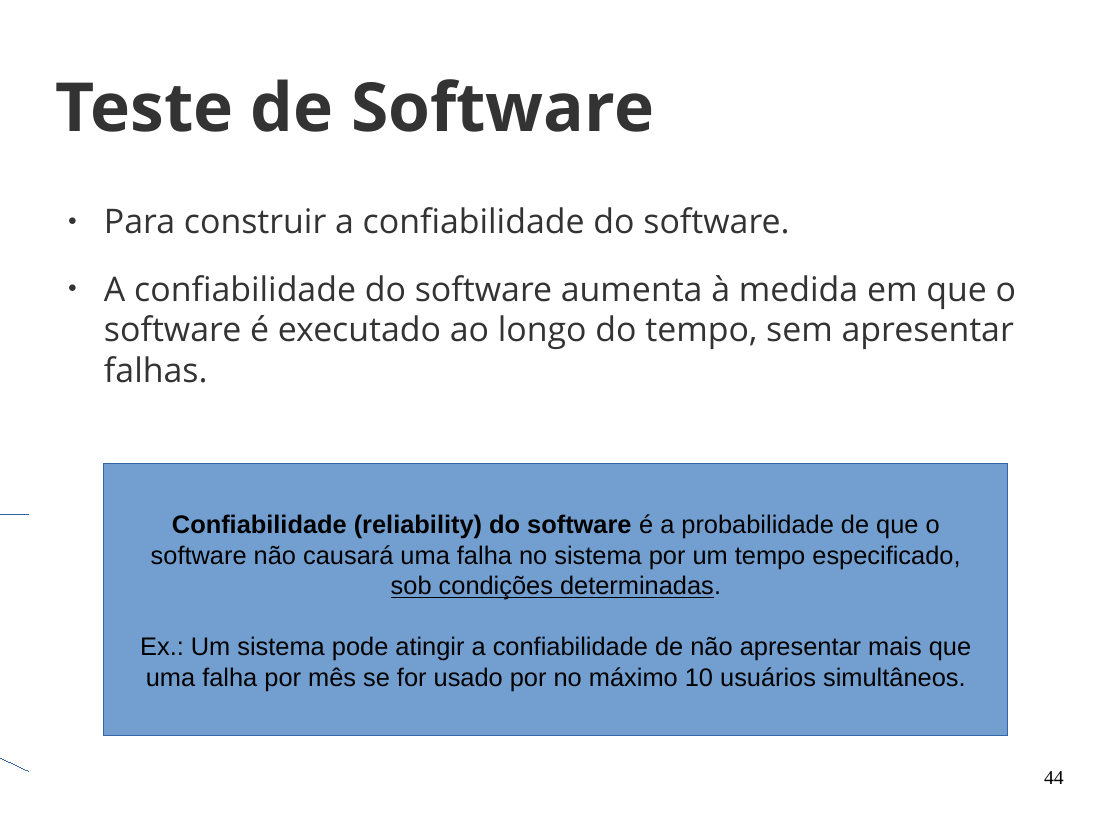
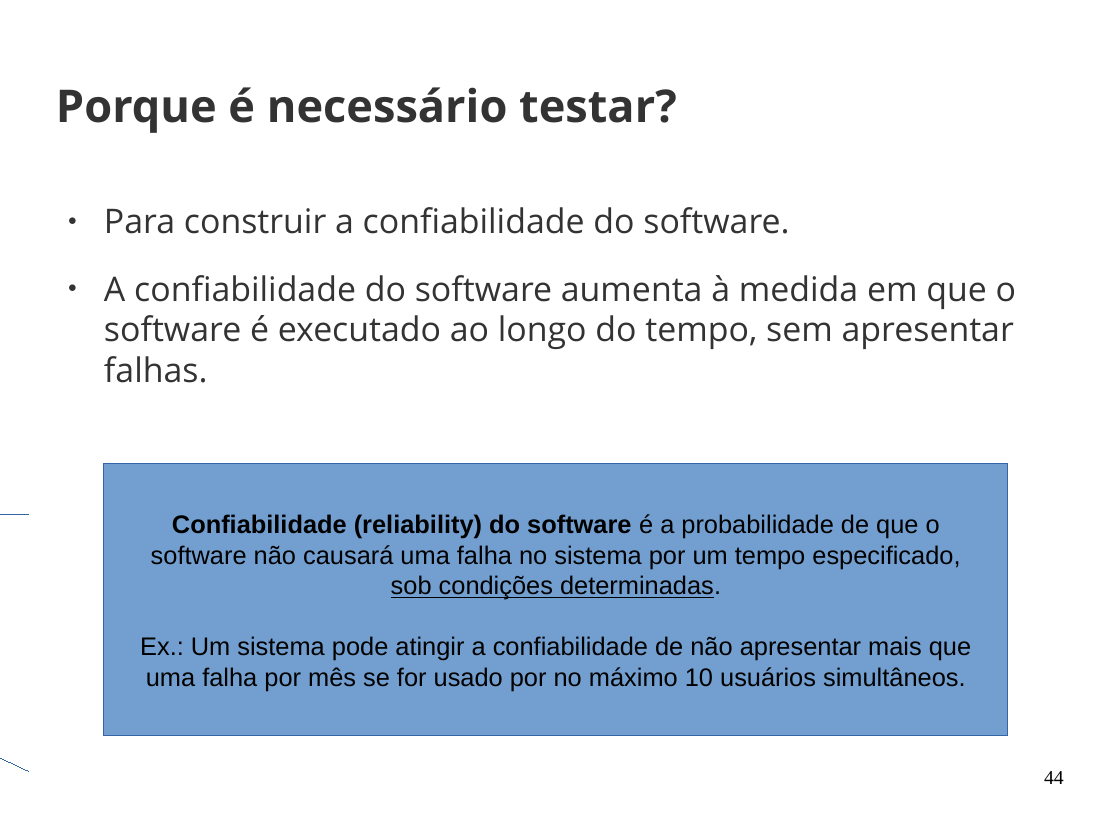
Before and after one commit to joaohelio/eng_de_software, a slide deck: slide 44 of Aulas/20170429/aula_2.odp. Drawn at 1120x840 pixels with LibreOffice and Linux fonts; fonts in the diff are those of the drawing; background and template pictures are left out. Boxes give left, top, right and bottom in pixels: in the first picture for what was removed or moved away, otherwise in the second. Text is boxed around its words. In the diff, an @@ line names an element or a change of style, - is before the commit and + after.

```diff
--- a/Aulas/20170429/aula_2.odp
+++ b/Aulas/20170429/aula_2.odp
@@ title at (56, 87, 677, 133): text changed; size 48 to 32 pt @@
-Teste de Software
+Porque é necessário testar?
```
Also in this commit, not shown: 14 other slides changed, 8 slides added.
